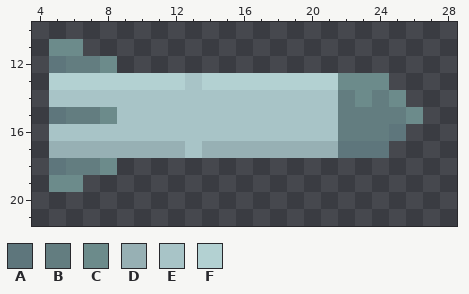
A pixel-art sprite gets an edit: apocalypse/core/assets/weapon/AirToAirMissile.png. Above: the version before the commit.
The file is 32x32 pixels. Shown: x 4..28, y 10..21.
Palette (. is transparent): A #5e767c  B #637d80  C #6c8b8b  D #97b0b4  E #a8c4c7  F #b3d1d2
Pixels before, first column x 5:
11 CC....................
12 ABBC..................
13 FFFFFFFFEFFFFFFFFCCC..
14 EEEEEEEEEEEEEEEEEBCBC.
15 ABBCEEEEEEEEEEEEEBBBBC
16 EEEEEEEEEEEEEEEEEBBBA.
17 DDDDDDDDEDDDDDDDDAAA..
18 ABBC..................
19 CC....................
Now the later version:
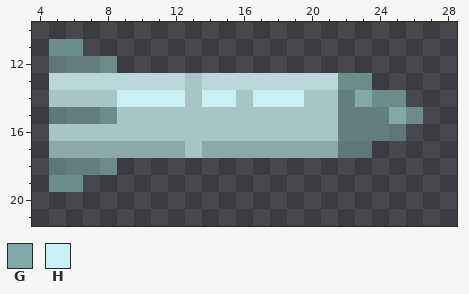
Colours new in this view: G #82a9a9  H #c8f1f6
Change:
colour D: #97b0b4 -> #8da8ac
colour F: #b3d1d2 -> #bad8d9
y 13: x 24 C -> .
y 14: x 9..12 EEEE -> HHHH; x 14..15 EE -> HH; x 17..19 EEE -> HHH; x 23..24 CB -> GC
y 15: x 25 B -> G
y 17: x 24 A -> .
Boxes around the changes in both pictures, in picture pixels (x1, y1, x2, y2):
changed: (49, 73, 406, 158)
